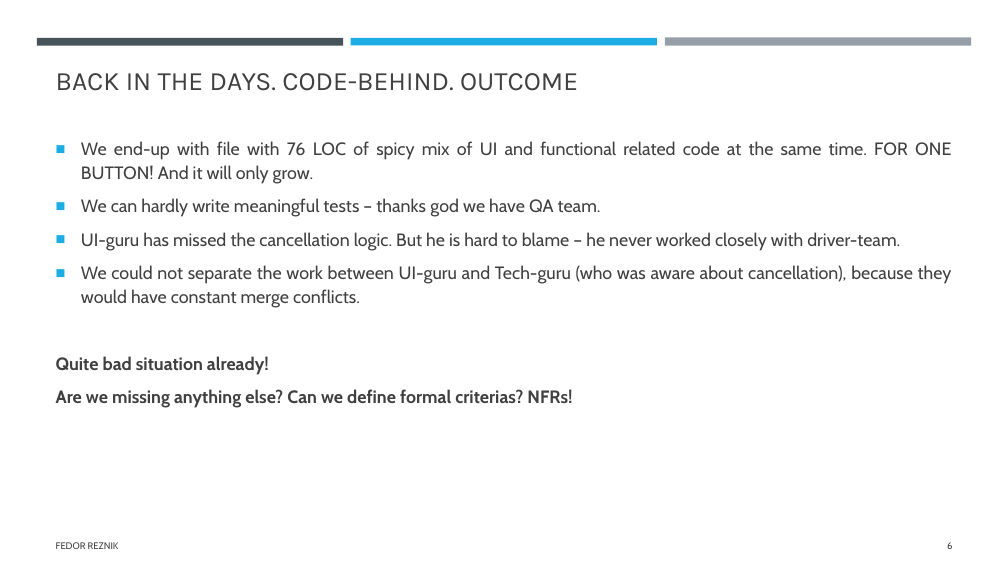
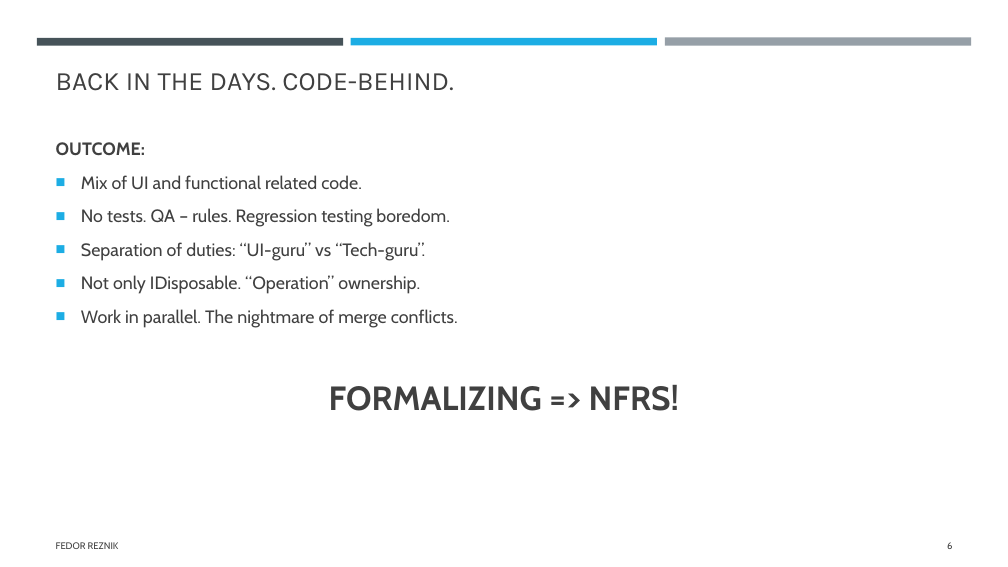
Before and after one commit to FedorReznik/ui-patterns-lecture, a slide deck: slide 6 of The history of UI architecture design approaches.pptx. Drawn at 1008x567 pixels with LibreOffice and Linux fonts; fonts in the diff are those of the drawing. Boxes give left, top, right and bottom in pixels: in the first picture for what was removed or moved away, otherwise in the second. Text is boxed around its words. In the diff, an @@ line names an element or a change of style, - is before the commit and + after.

```diff
--- a/The history of UI architecture design approaches.pptx
+++ b/The history of UI architecture design approaches.pptx
@@ title at <box>56,73,453,91</box>: text changed @@
-BACK IN THE DAYS. CODE-BEHIND. OUTCOME
+BACK IN THE DAYS. CODE-BEHIND.
@@ text at <box>56,142,679,411</box>: text changed @@
-■ We end-up with file with 76 LOC of spicy mix of UI and functional related code at the same time. FOR ONE BUTTON! And it will only grow.
-■ We can hardly write meaningful tests – thanks god we have QA team.
-■ UI-guru has missed the cancellation logic. But he is hard to blame – he never worked closely with driver-team.
-■ We could not separate the work between UI-guru and Tech-guru (who was aware about cancellation), because they would have constant merge conflicts.
-Quite bad situation already!
-Are we missing anything else? Can we define formal criterias? NFRs!
+OUTCOME:
+■ Mix of UI and functional related code.
+■ No tests. QA – rules. Regression testing boredom.
+■ Separation of duties: “UI-guru” vs “Tech-guru”.
+■ Not only IDisposable. “Operation” ownership.
+■ Work in parallel. The nightmare of merge conflicts.
+FORMALIZING => NFRS!
```
Also in this commit, not shown: 6 other slides changed.
